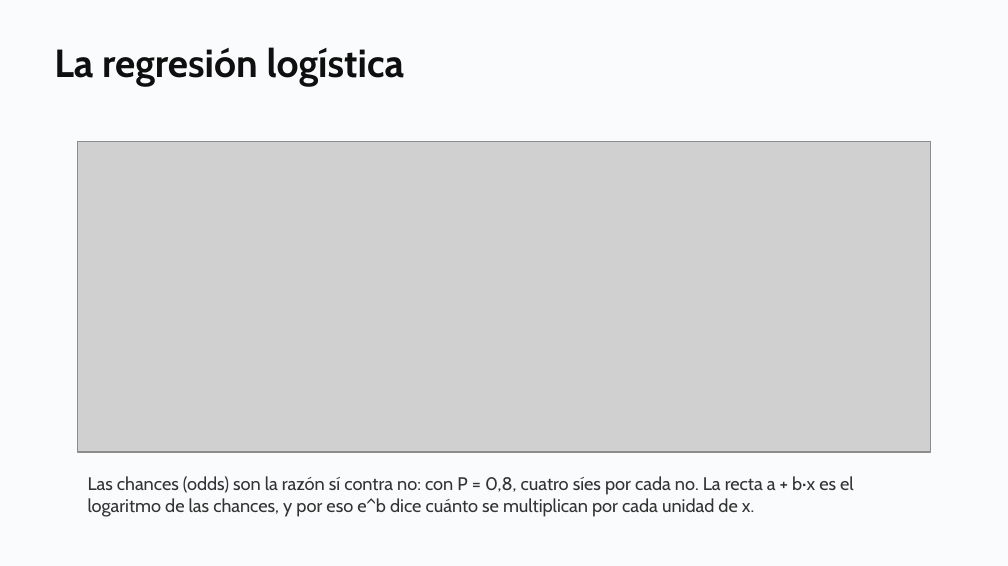
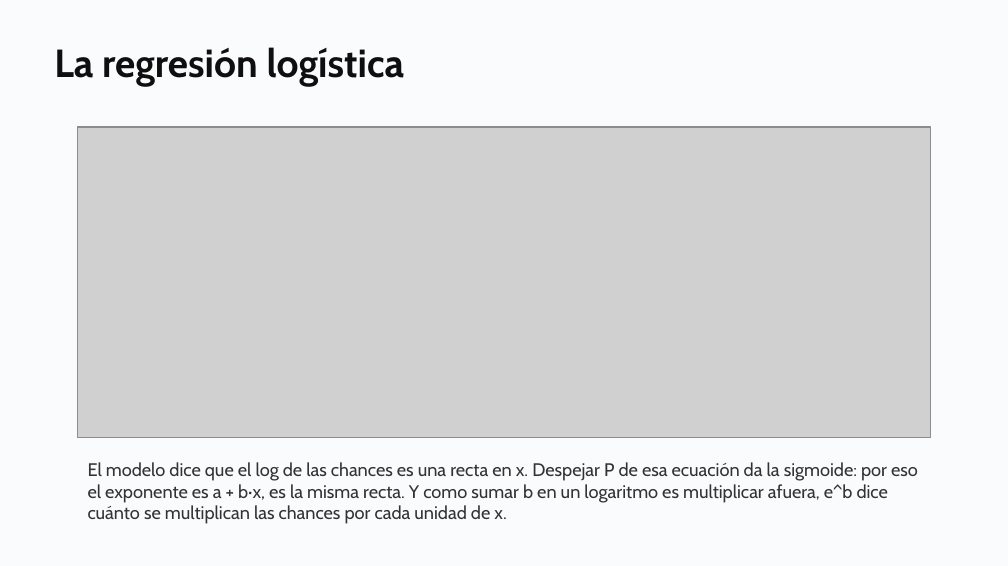
Before and after one commit to daniopitz/diplomado-cdd, a slide deck: slide 16 of presentaciones/clase06_regresion_logistica.pptx (slide 14 before the commit). Drawn at 1008x566 pixels with LibreOffice and Linux fonts; fonts in the diff are those of the drawing; grey boxes stand for pictures. Boxes give left, top, right and bottom in pixels: in the first picture for what was removed or moved away, otherwise in the second. Text is boxed around its words. In the diff, an @@ line names an element or a change of style, - is before the commit and + after.

```diff
--- a/presentaciones/clase06_regresion_logistica.pptx
+++ b/presentaciones/clase06_regresion_logistica.pptx
@@ picture: place and size @@
-picture at <box>77,141,930,453</box>
+picture at <box>77,127,930,438</box>
@@ text at <box>88,462,918,524</box>: text changed @@
-Las chances (odds) son la razón sí contra no: con P = 0,8, cuatro síes por cada no. La recta a + b·x es el logaritmo de las chances, y por eso e^b dice cuánto se multiplican por cada unidad de x.
+El modelo dice que el log de las chances es una recta en x. Despejar P de esa ecuación da la sigmoide: por eso el exponente es a + b·x, es la misma recta. Y como sumar b en un logaritmo es multiplicar afuera, e^b dice cuánto se multiplican las chances por cada unidad de x.
```
Also in this commit, not shown: 1 other slide changed, 3 slides added, 5 other files.
